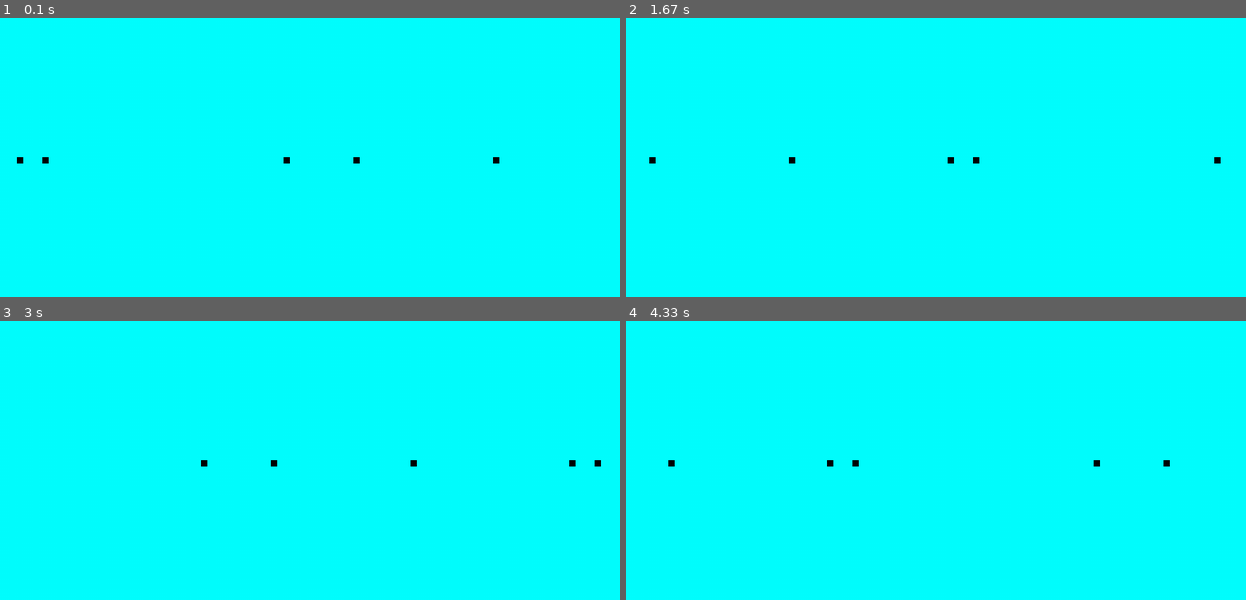
Above: before the commit, frames 1-4 (two rows, left to right).
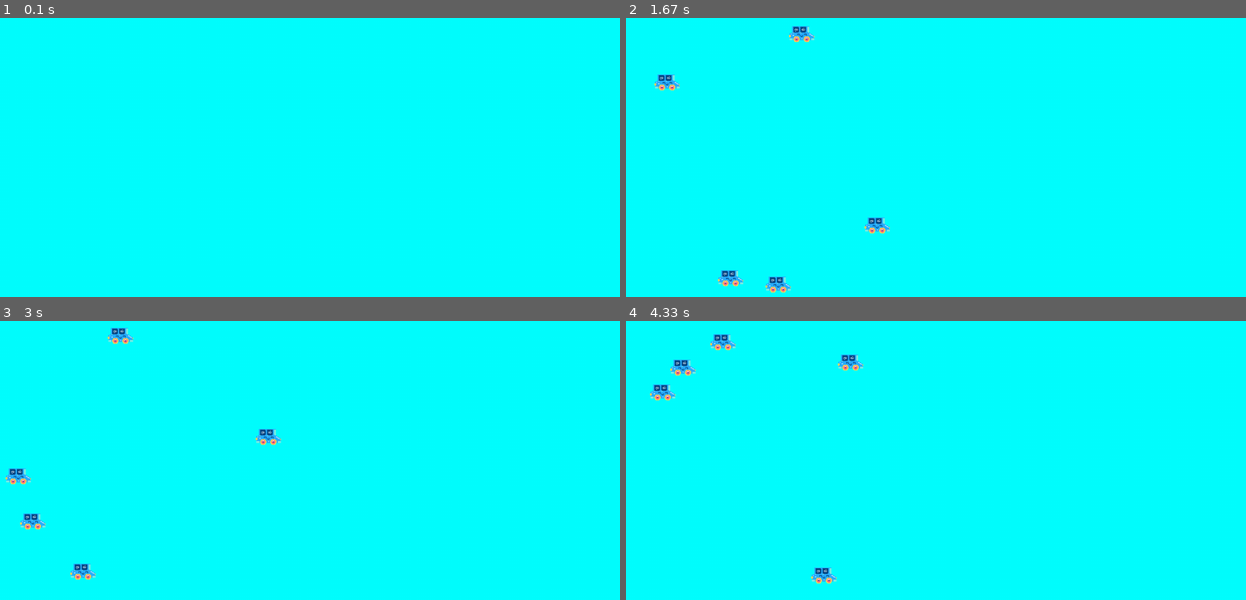
Above: after the commit, the same moments.

Repository: alexkens/traffic_automaton
Game: pygame game, started from pygame_round_road.py
The game is run twice, just before and just after one commit, with the same random seed, the same clock (stepped at 60 frames per second) and the same inputs.
Inputs:
- Up to frame 1 (0.1 s): no input
- Up to frame 2 (1.67 s): no input
- Up to frame 3 (3 s): no input
- Up to frame 4 (4.33 s): no input

The runs differ from the first frame. In frame 1, 0.1% of the frame differs, in the area x 2-81%, y 49-53%; in frame 2, 1.0%; in frame 3, 1.1%, in the area x 0-97%, y 2-93%; in frame 4, 1.0%.

Commit message:
add RectangleImage and int_to_degree_to_coord

Diff:
--- a/pygame_implementation.py
+++ b/pygame_round_road.py
@@ -1,3 +1,5 @@
+import math
+
 import pygame
 import sys
 import time
@@ -6,7 +8,7 @@
 
 POSITION = 10
 POS_Y = 250
-CLOCK = 0.1
+CLOCK = 0.2
 
 
 class Rectangle(pygame.sprite.Sprite):
@@ -16,6 +18,21 @@
         self.image.fill((0, 0, 0))
         self.rect = self.image.get_rect()
         self.rect.topleft = (pos, POS_Y)
+
+
+class RectangleImage(pygame.sprite.Sprite):
+    def __init__(self, pos):
+        super().__init__()
+        car_img = pygame.image.load('limousine.png')
+        DEFAULT_IMAGE_SIZE = (40, 40)
+        car_img = pygame.transform.scale(car_img, DEFAULT_IMAGE_SIZE)
+        self.image = car_img
+        self.rect = self.image.get_rect()
+        # self.rect.center = (pos, POS_Y)
+
+        self.rect.center = int_to_degree_to_coord(pos)
+
+        #print("pos: ", pos," center: ", self.rect.center)
 
 
 class SimulationGame:
@@ -49,32 +66,66 @@
                     pygame.quit()
                     sys.exit()
 
+            # background
+            self.screen.fill((0, 255, 255))
+            self.moving_sprites.draw(self.screen)
+
+
+
+            # Set the circle road
+            # pygame.draw.circle(self.screen, "yellow", (250., 250.), 200., 50)
+            pygame.display.flip()
+            # pygame.display.update()
+            blits_list = []
+            #for img in self.moving_sprites:
+                #img = RectangleImage(img)
+                # blits_list.append((img, img.rect.center))
+            #self.screen.blits(blits_list)
+
+            #
+            # step
             self.pygame_step()
 
-            self.screen.fill((0, 255, 255))
-            self.moving_sprites.draw(self.screen)
-            pygame.display.flip()
+            time.sleep(CLOCK)
 
-            time.sleep(CLOCK)
+            """screen.fill(GRAY)
+            screen.blit(img, rect)
+            pygame.draw.rect(screen, RED, rect, 1)
+            pygame.display.update()"""
 
     def pygame_step(self):
         self.moving_sprites.empty()
         updated_lane = step(self.lane)
         for i in range(LANE_SIZE):
             if updated_lane[i] == OCCUPIED:
-                new_rectangle = Rectangle(int(i * POSITION))
+                new_rectangle = RectangleImage(int(i)) # * POSITION
                 self.moving_sprites.add(new_rectangle)
-                print(new_rectangle, " ", new_rectangle.rect)
+                # print(new_rectangle, " ", new_rectangle.rect)
         self.lane = updated_lane
 
 
+def int_to_degree_to_coord(pos):
+    degree = pos * 3.6
+    h = 400/2
+    x = math.cos(math.radians(degree)) * h
+    y_temp = h*h - x*x
+    y = math.sqrt(y_temp)
+
+    if pos > 50:
+        y = y * -1
+
+    print("pos: ", pos, ", x: ", x, ", y: ", y)
+    return tuple((x + 250, y + 250))
+
+
 if __name__ == '__main__':
-    car1 = Car(4, 3)
+    car1 = Car(0, 3)
     car2 = Car(6, 3)
-    car3 = Car(44, 3)
+    car3 = Car(44, 2)
     car4 = Car(55, 3)
-    car5 = Car(77, 3)
+    car5 = Car(77, 4)
     index_list = [car1, car2, car3, car4, car5]
+    car_l = [car1]
 
     sim = SimulationGame()
     sim.pygame_setup()
